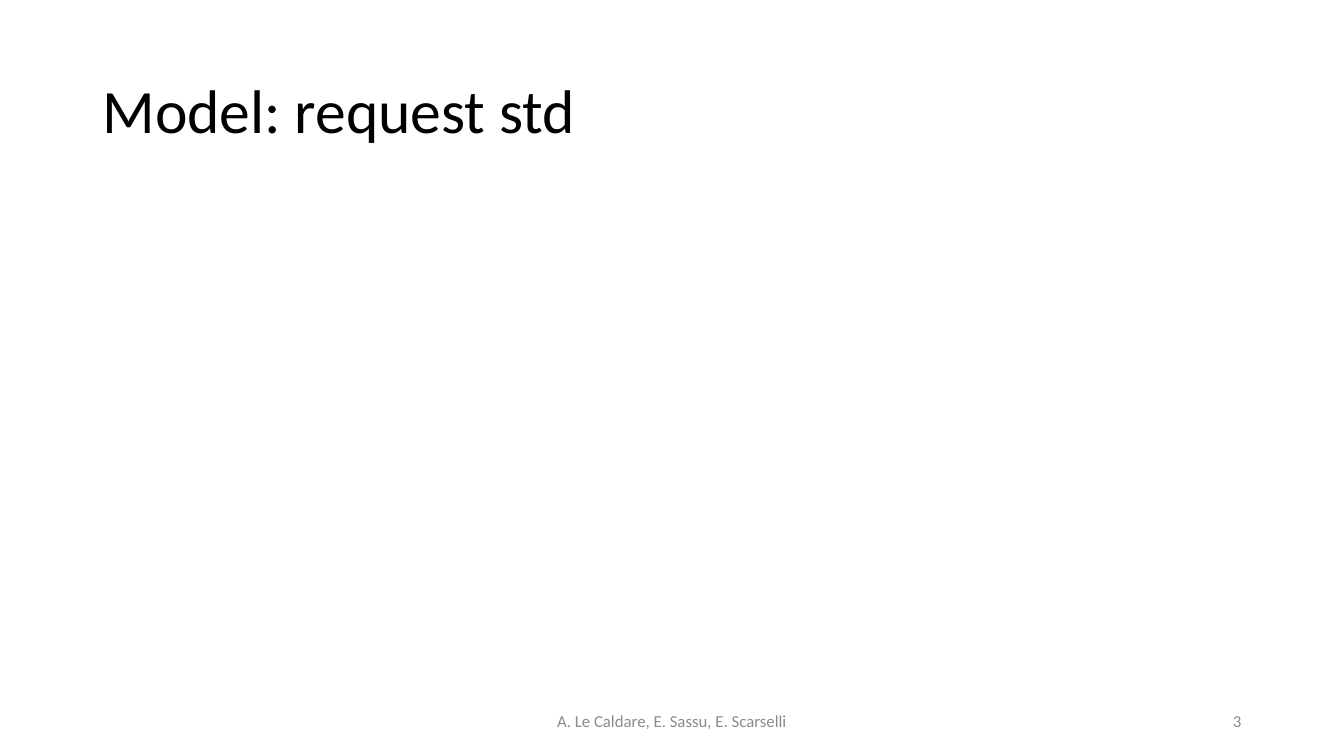
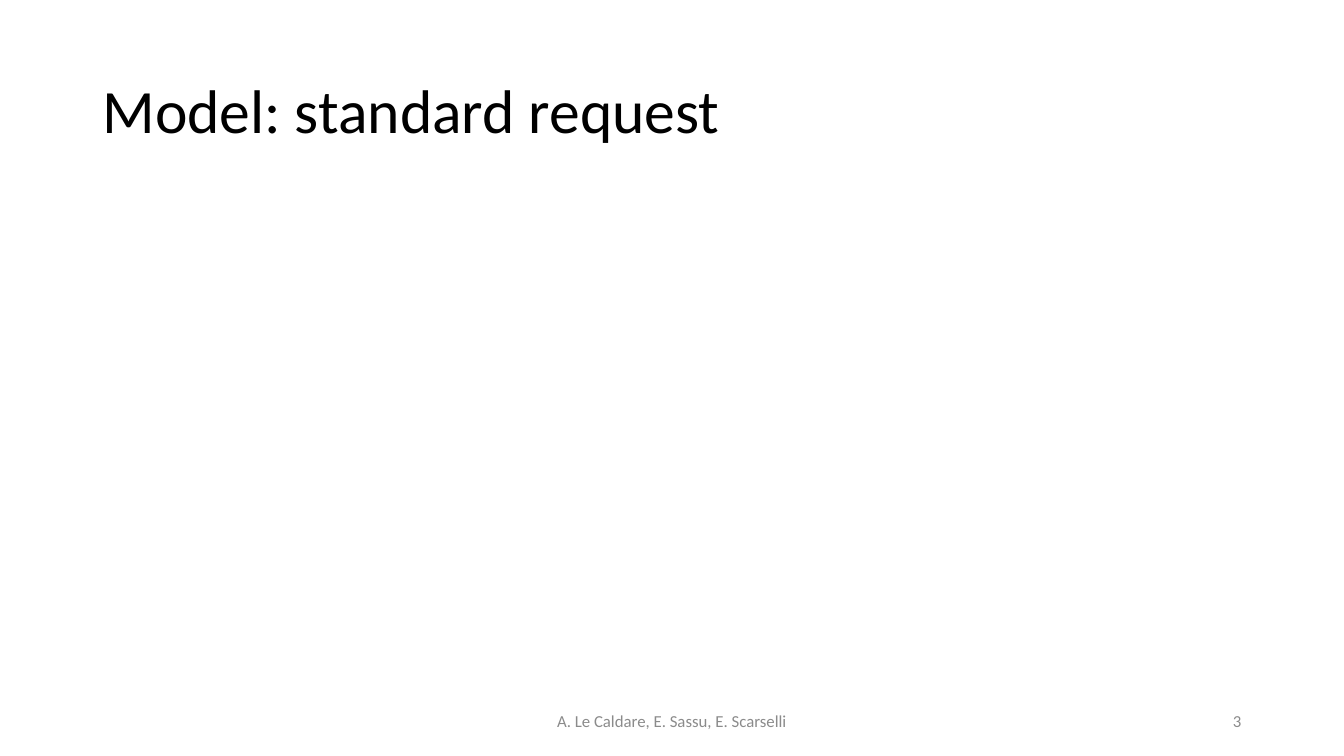
Before and after one commit to psoftware/ddosdefence-floodlight-controller, a slide deck: slide 3 of Docs/DDoSDefence.pptx. Drawn at 1344x756 pixels with LibreOffice and Linux fonts; fonts in the diff are those of the drawing. Boxes give left, top, right and bottom in pixels: in the first picture for what was removed or moved away, otherwise in the second. Text is boxed around its words. In the diff, an @@ line names an element or a change of style, - is before the commit and + after.

```diff
--- a/Docs/DDoSDefence.pptx
+++ b/Docs/DDoSDefence.pptx
@@ title at (x1=102, y1=90, x2=720, y2=143): text changed @@
-Model: request std
+Model: standard request
```
Also in this commit, not shown: 2 other slides changed, 2 other files.
